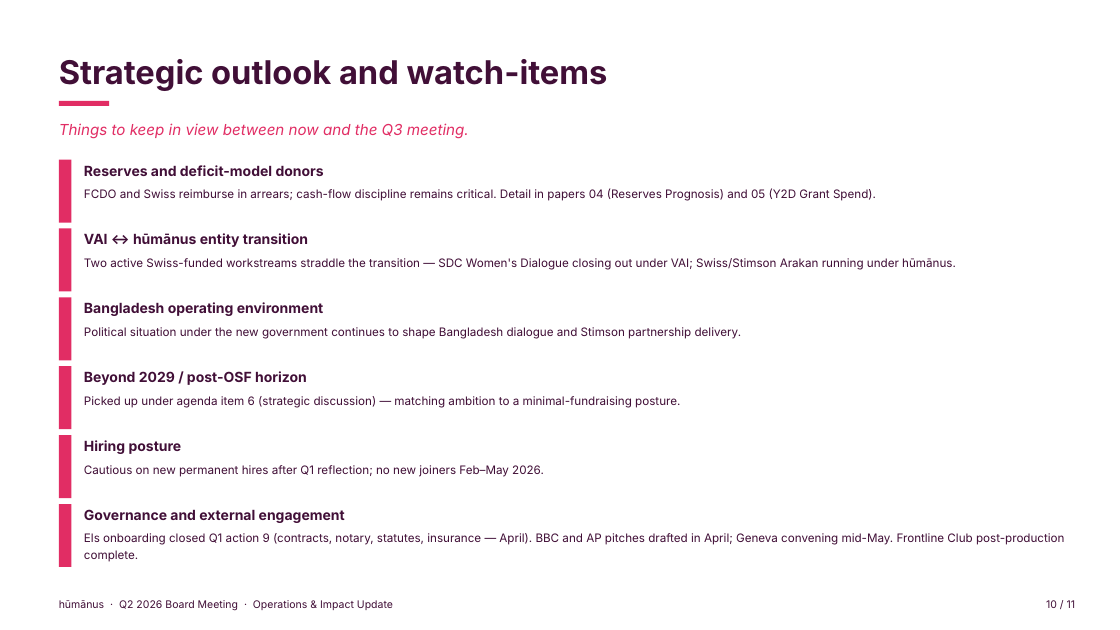
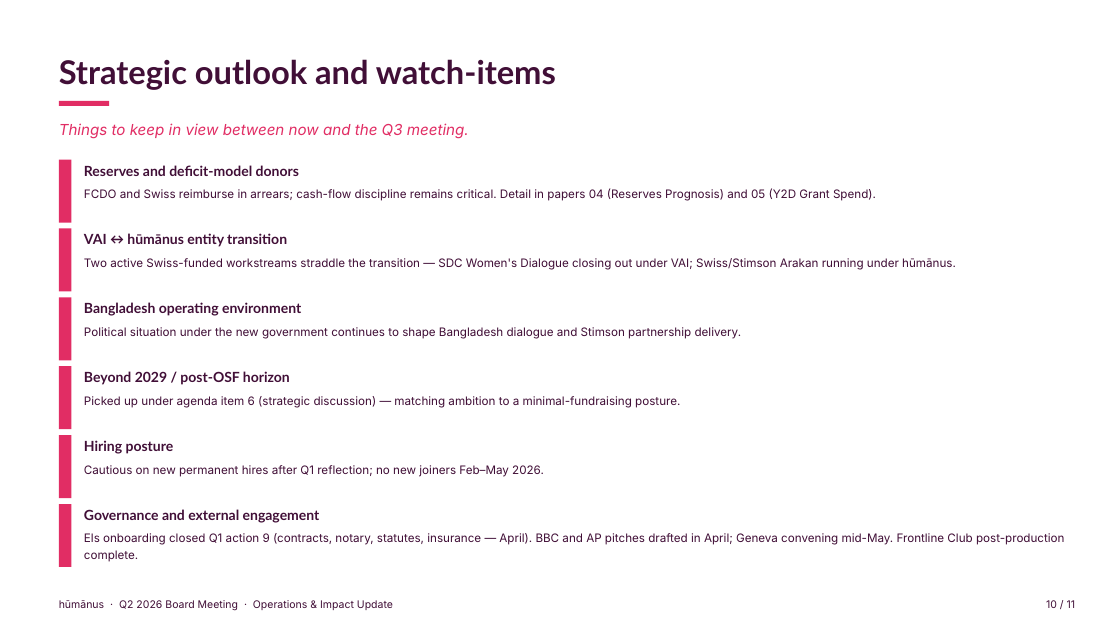
Before and after one commit to evafrances04/humanusGovernance, a slide deck: slide 10 of 2026/Q2/08-ED-Operations-Impact-Y2D.pptx. Drawn at 1120x630 pixels with LibreOffice and Linux fonts; fonts in the diff are those of the drawing. Boxes give left, top, right and bottom in pixels: in the first picture for what was removed or moved away, otherwise in the second. Text is boxed around its words. In the diff, an @@ line names an element or a change of style, - is before the commit and + after.

Commit message:
Brand polish pass on Q2 2026 ED Operations and Impact deck
- Replace cover and close text wordmarks with humanus Bold logo image
  (locks the brand mark regardless of installed fonts).
- Apply Fagun for headings (Bold for H2 slide titles, Medium tracked
  small-caps for section sub-heads, Black for cover/close hero).
- Keep Inter for body and tables - still the safe rendering choice
  for board members who do not have Fagun installed.
- Restyle cover meta line to Bold lime (Touch reserved for sparing
  emphasis per guidelines).
- Add PDF export so typography locks for board distribution.

```diff
--- a/2026/Q2/08-ED-Operations-Impact-Y2D.pptx
+++ b/2026/Q2/08-ED-Operations-Impact-Y2D.pptx
@@ font Inter to Lato in 7 elements at (59, 59, 556, 90), (84, 165, 299, 176), (84, 233, 287, 247), (84, 302, 301, 316), (84, 371, 290, 385), (84, 440, 174, 454), (84, 509, 320, 523) @@
```
Also in this commit, not shown: 10 other slides changed, 2 other files.
